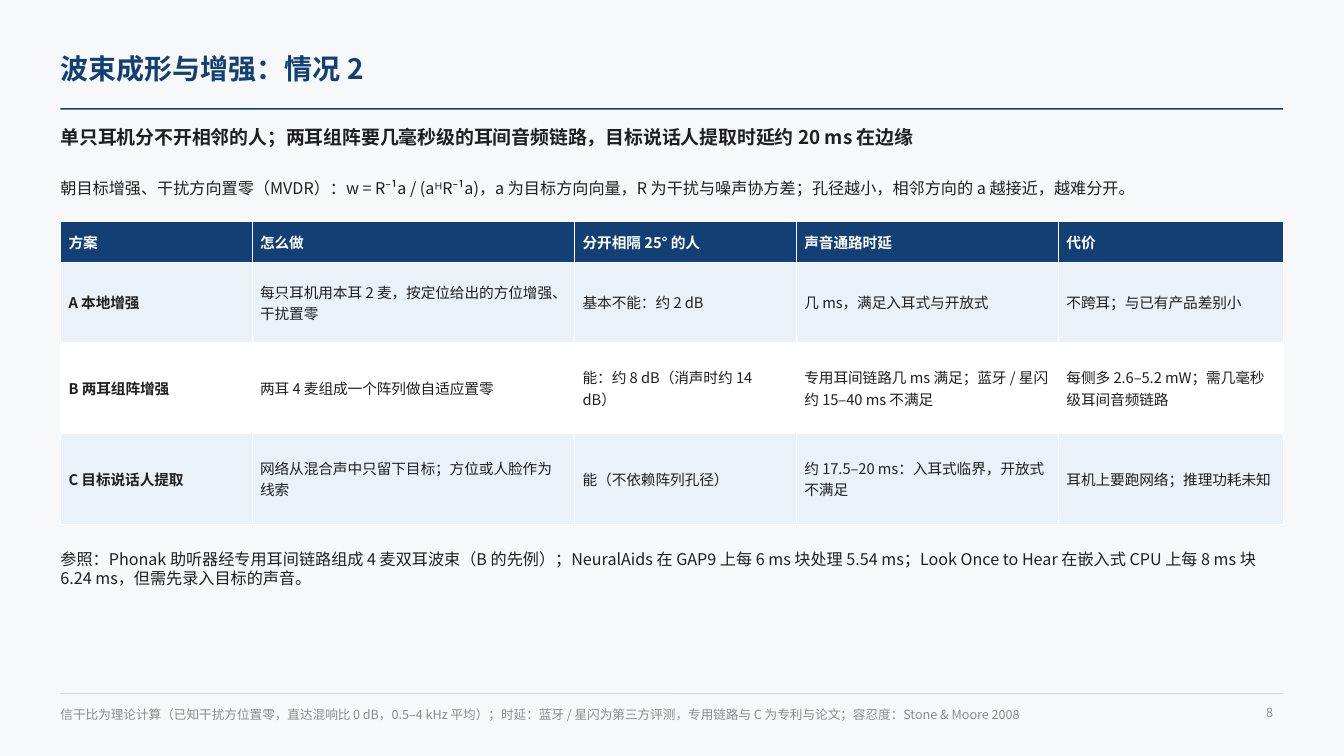
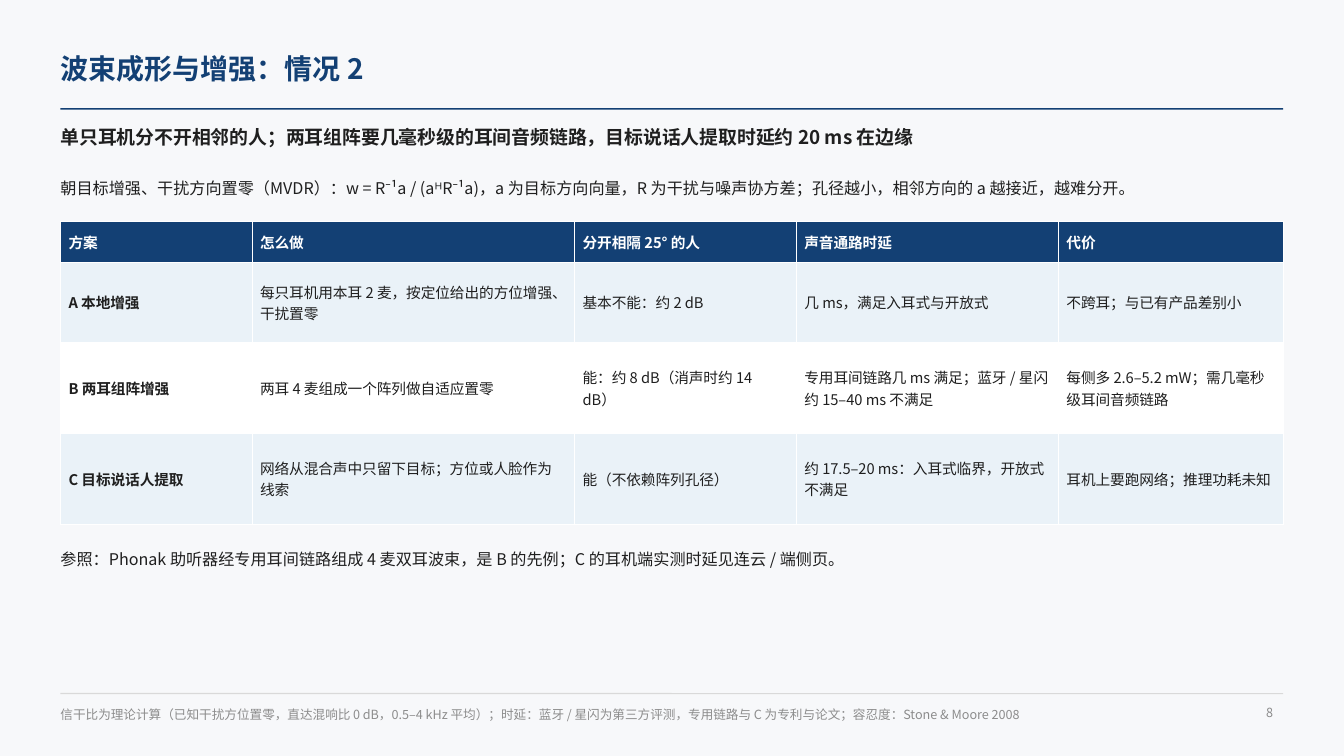
Before and after one commit to ZeroFoxxi/ssl-scene1, a slide deck: slide 8 of 02_耳机声源定位/耳机摄像头听觉辅助_声源定位与波束成形技术总结.pptx. Drawn at 1344x756 pixels with LibreOffice and Linux fonts; fonts in the diff are those of the drawing. Boxes give left, top, right and bottom in pixels: in the first picture for what was removed or moved away, otherwise in the second. Text is boxed around its words. In the diff, an @@ line names an element or a change of style, - is before the commit and + after.

```diff
--- a/02_耳机声源定位/耳机摄像头听觉辅助_声源定位与波束成形技术总结.pptx
+++ b/02_耳机声源定位/耳机摄像头听觉辅助_声源定位与波束成形技术总结.pptx
@@ text at [60, 551, 844, 568]: text changed @@
-参照：Phonak 助听器经专用耳间链路组成 4 麦双耳波束（B 的先例）；NeuralAids 在 GAP9 上每 6 ms 块处理 5.54 ms；Look Once to Hear 在嵌入式 CPU 上每 8 ms 块 6.24 ms，但需先录入目标的声音。
+参照：Phonak 助听器经专用耳间链路组成 4 麦双耳波束，是 B 的先例；C 的耳机端实测时延见连云 / 端侧页。
```
Also in this commit, not shown: 3 other slides changed, 2 other files.
